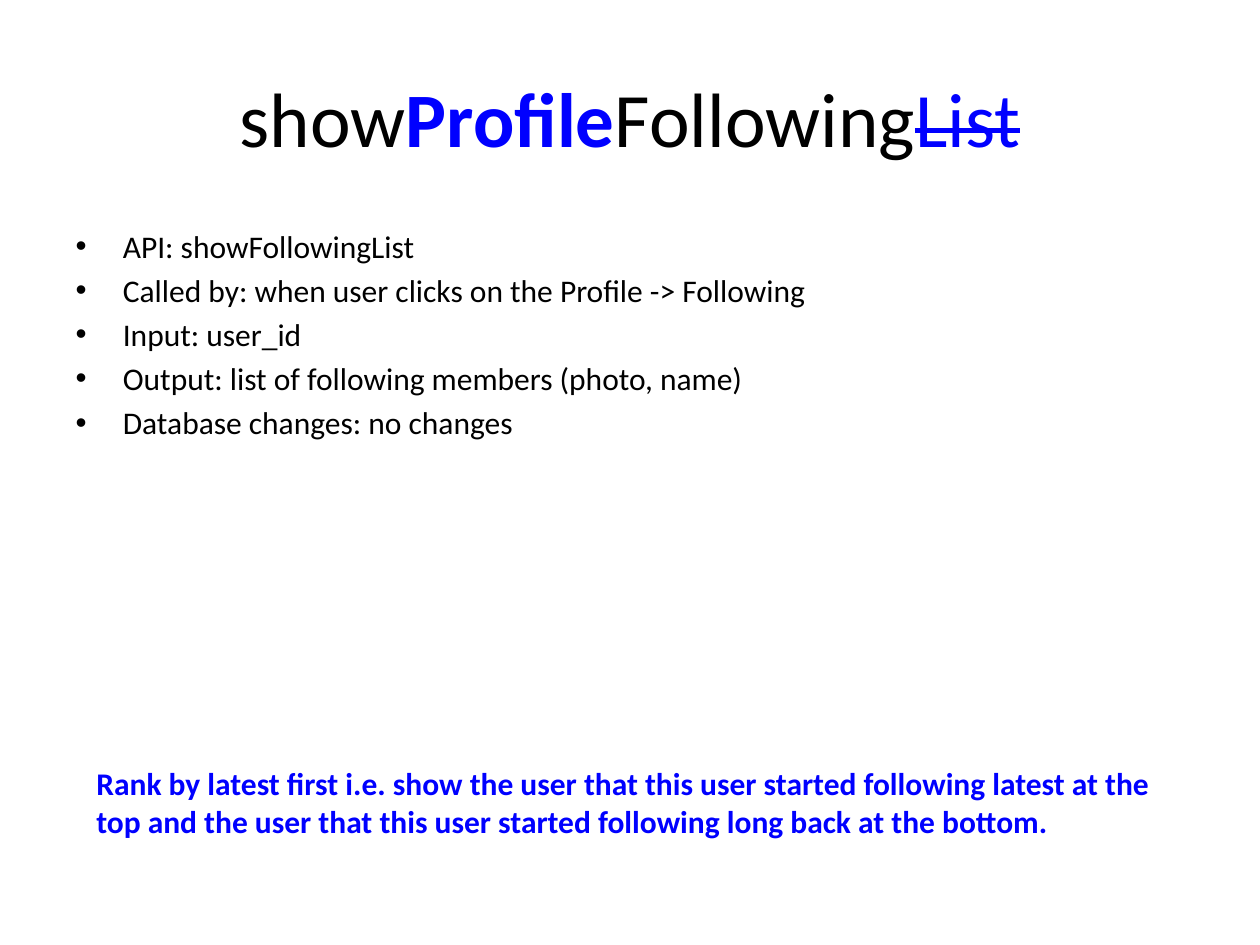
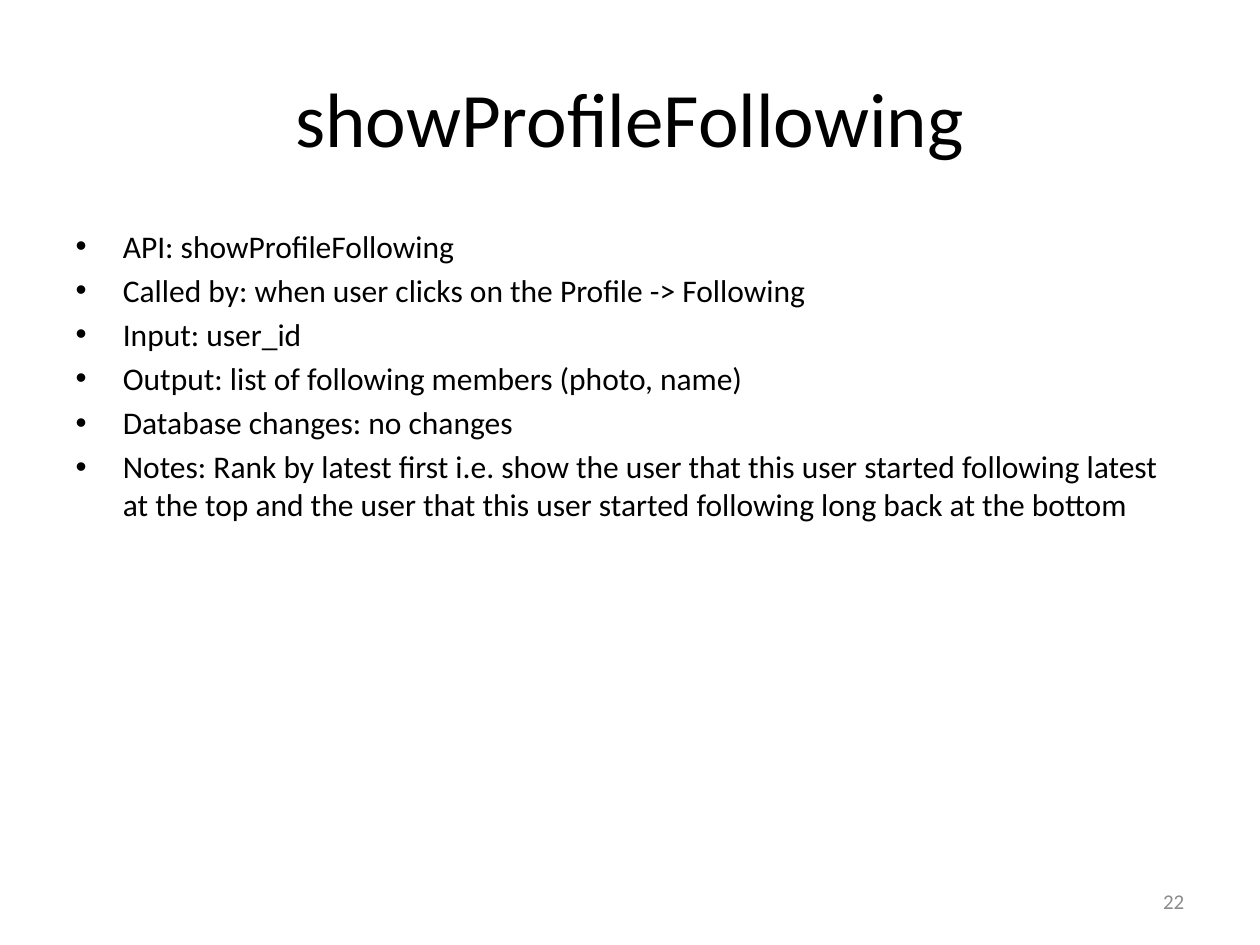
Before and after one commit to catalonia/mob, a slide deck: slide 22 of ws/WS Design Docs/API_Listing.pptx (slide 24 before the commit). Drawn at 1260x945 pixels with LibreOffice and Linux fonts; fonts in the diff are those of the drawing. Boxes give left, top, right and bottom in pixels: in the first picture for what was removed or moved away, otherwise in the second. Text is boxed around its words. In the diff, an @@ line names an element or a change of style, - is before the commit and + after.

```diff
--- a/ws/WS Design Docs/API_Listing.pptx
+++ b/ws/WS Design Docs/API_Listing.pptx
@@ title at (295,93,963,161): text changed @@
-showProfileFollowingList
+showProfileFollowing
@@ text at (123,236,454,264): text changed @@
-• API: showFollowingList
+• API: showProfileFollowing
@@ text at (123,456,1157,522): paragraph added @@
+• Notes: Rank by latest first i.e. show the user that this user started following latest at the top and the user that this user started following long back at the bottom
@@ text removed at (96,773,1149,839) @@
-Rank by latest first i.e. show the user that this user started following latest at the top and the user that this user started following long back at the bottom.
@@ page number added at (1163,895,1184,909), 12 pt, text #8C8C8C @@
+22
```
Also in this commit, not shown: 29 other slides changed, 7 slides added, 2 slides removed.
